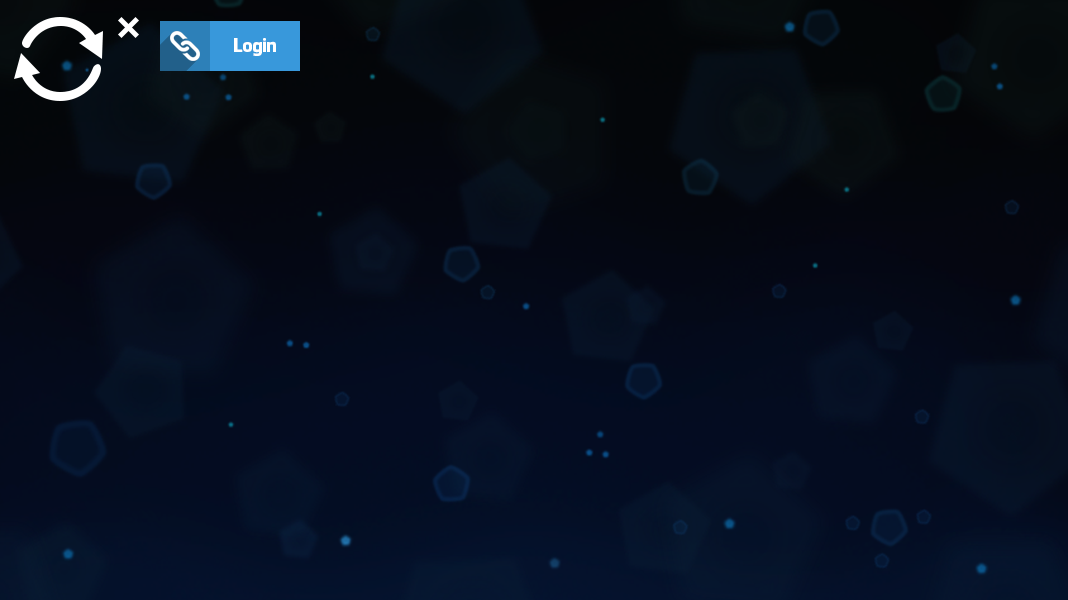
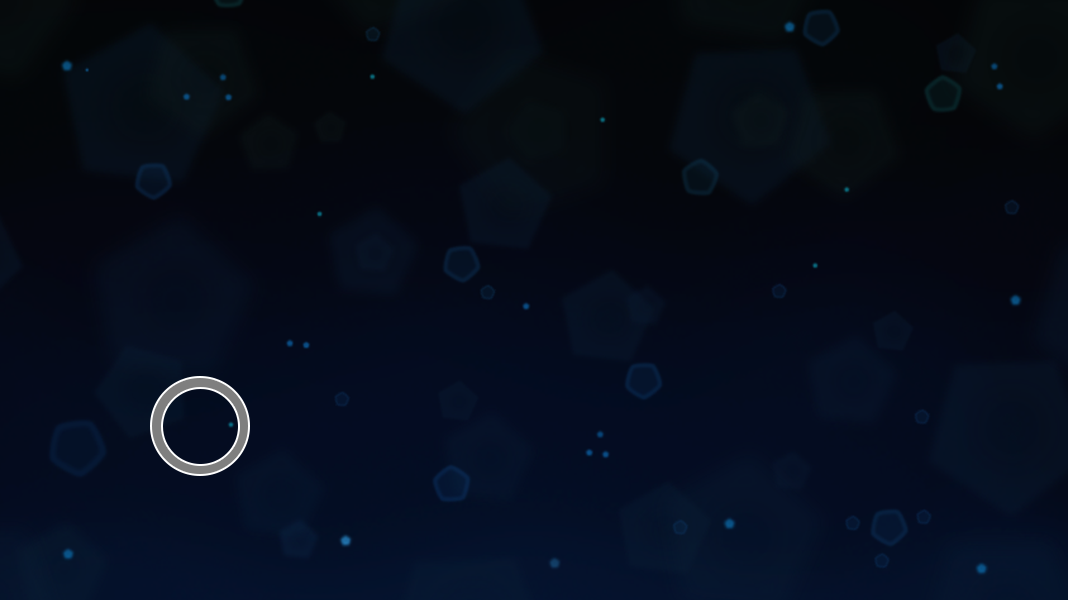
Before/after of a (1068, 600) layered artwork. What changed in the layer stack:
added layer "Эллипс 1" above "RefreshIcon" over [150, 376, 250, 476]
hid group "RefreshIcon" (1st of 2) (2 layers) over [14, 17, 103, 101]
hid "Close" over [118, 17, 139, 38]
hid group "Кнопка" (18 layers) over [14, 17, 300, 101]
